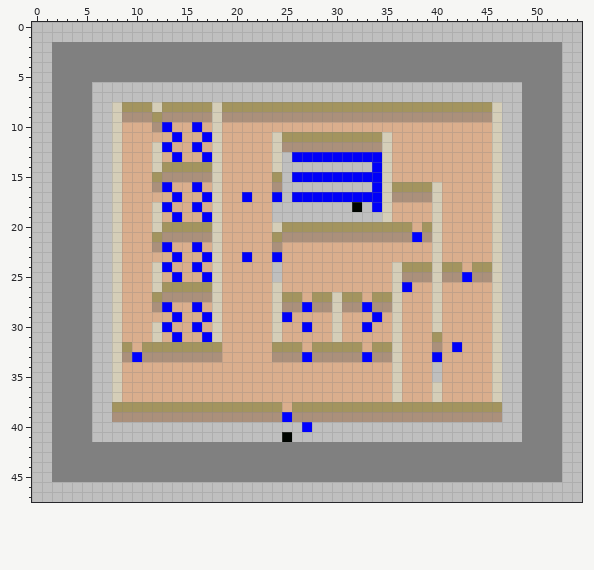
Two versions of one pixel-art sprite, levels/level2.png. That is the earlier state.
The file is 55x48 pixels. Colours within 5 levels of each other are drawn and written as one.
The same view after the edit:
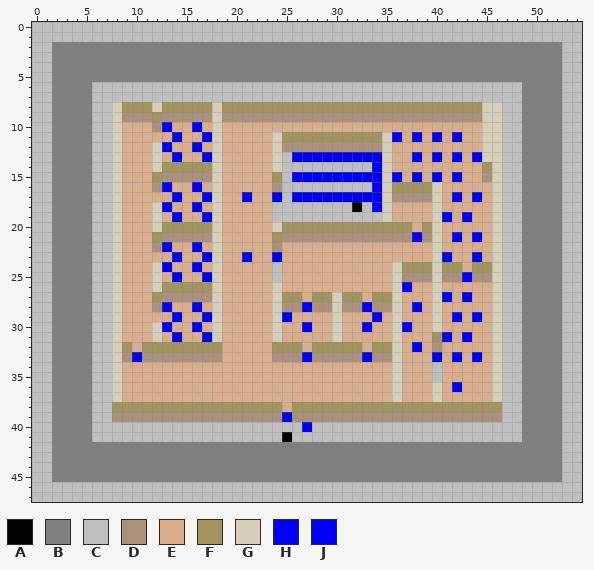
Palette (. is transparent): A #000400  B #808080  C #bfbfbf  D #ab907b  E #daae8d  F #a3945e  G #d5ceb8  H #0000f8  J #0000ff
Change:
The edit turns colour E into colour D in row 15 at x 45.
The edit turns colour H into colour E in row 32 at x 42.
The edit turns colour E into colour F in row 14 at x 45.
The edit turns colour D into colour G in row 9 at x 45.
The edit turns colour E into colour G in rows 10 to 13 at x 45.
The edit turns colour F into colour G in row 8 at x 45.
The edit turns colour E into colour H in row 11 at x 36, 38, 40 and 42; in row 13 at x 38, 40, 42 and 44; in row 15 at x 36, 38, 40 and 42; in row 17 at x 42 and 44; in row 19 at x 41 and 43; in row 21 at x 42 and 44.
The edit turns colour E into colour H in row 23 at x 41 and 44; in row 27 at x 41 and 43; in row 28 at x 38; in row 29 at x 42 and 44; in row 30 at x 37; in row 31 at x 41 and 43.
The edit turns colour E into colour H in row 32 at x 38; in row 33 at x 42 and 44; in row 36 at x 42.
Where, in picture pixels (left, top, right, bottom), the same in both pictures:
changed: (392, 102, 492, 262)
changed: (402, 292, 482, 392)
